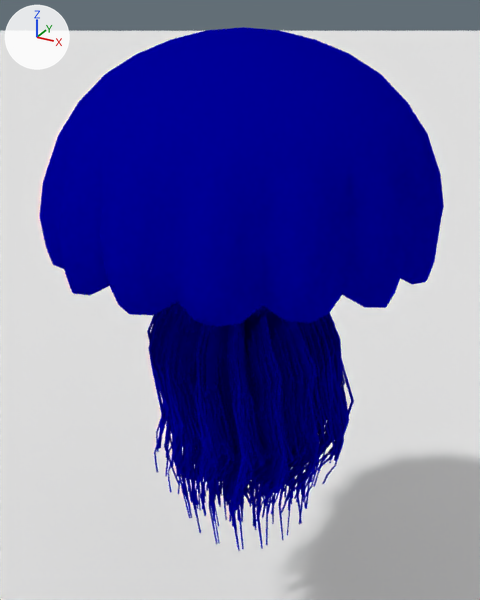
A saved change to the Blender file jellyfish.blend.
Before and after are seen from a camera (50 mm lens) standing at (1.42, -2.6, 3.38) and looking at (-0.02, 0.0, 2.08). Lighting does not change. The marker at upper left points along +X, +Y and +Z.

Names of what the first picture shows: 'Plane', 'nomurai_body', 'nomurai_tentacle'.
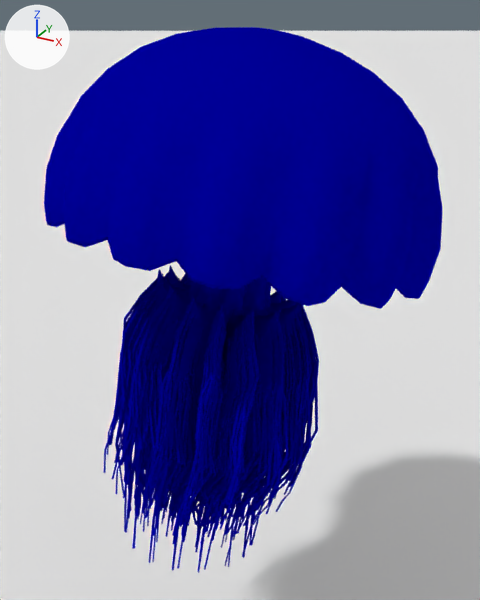
ob_empty is not drawn itself; it is used by a modifier of ob_nomurai_body, ob_nomurai_tentacle.

Changed parts and their boxes [x1, y1, x2, y2] in the pictures (480 x 600 px):
'nomurai_body', reshaped, moved, modifiers changed: before [40, 27, 444, 395]; after [44, 27, 442, 390]
'nomurai_tentacle', reshaped, moved, modifiers changed: before [147, 304, 354, 551]; after [104, 269, 319, 573]

The change, as a diff of the scene's bpy script:
```diff
--- a/jellyfish.blend.py
+++ b/jellyfish.blend.py
@@ ob_empty @@
-ob_empty = bpy.data.objects.new('Empty', None)
-ob_empty.location = (0.0, 0.0, 0.0)
-ob_empty.rotation_euler = (0.0, 0.0, -0.196)  # degrees (0, 0, -11)
@@ ob_nomurai_body @@
 ob_nomurai_body = bpy.data.objects.new('nomurai_body', me_nomurai_bodyshape)
+ob_nomurai_body.parent = ob_jellyfish
+ob_nomurai_body.matrix_parent_inverse = Matrix(((0.981, -0.195, 0.0, 0.0), (0.195, 0.981, 0.0, 0.0), (0.0, 0.0, 1.0, -2.465), (0.0, 0.0, 0.0, 1.0)))
 ob_nomurai_body.location = (0.0, 0.0, 2.465)
@@ ob_nomurai_body @@
 _m = ob_nomurai_body.modifiers.new('Mirror', 'MIRROR')
 _m.merge_threshold = 0.05
-_m.mirror_object = ob_empty
+_m.mirror_object = ob_jellyfish
@@ ob_nomurai_tentacle @@
 ob_nomurai_tentacle = bpy.data.objects.new('nomurai_tentacle', me_nomurai_tentacleshape)
+ob_nomurai_tentacle.parent = ob_jellyfish
+ob_nomurai_tentacle.matrix_parent_inverse = Matrix(((0.981, -0.195, 0.0, 0.0), (0.195, 0.981, 0.0, 0.0), (0.0, 0.0, 1.0, -2.465), (0.0, 0.0, 0.0, 1.0)))
 ob_nomurai_tentacle.location = (0.0, 0.0, 2.465)
@@ ob_nomurai_tentacle @@
 _m = ob_nomurai_tentacle.modifiers.new('Mirror', 'MIRROR')
 _m.merge_threshold = 0.05
-_m.mirror_object = ob_empty
+_m.mirror_object = ob_jellyfish
@@ ob_jellyfish @@
+ob_jellyfish = bpy.data.objects.new('Jellyfish', None)
+ob_jellyfish.location = (0.0, 0.0, 2.465)
+ob_jellyfish.rotation_euler = (-0.234, -0.0461, -0.586)  # degrees (-13, -2.6, -34)
```
